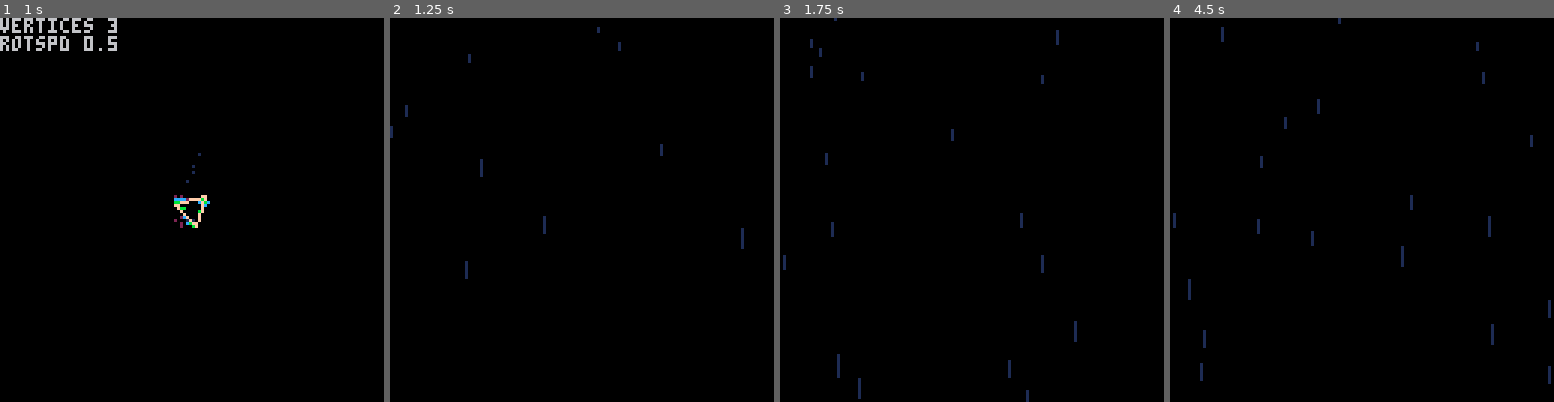
Above: before the commit, frames 1-4 (left to right).
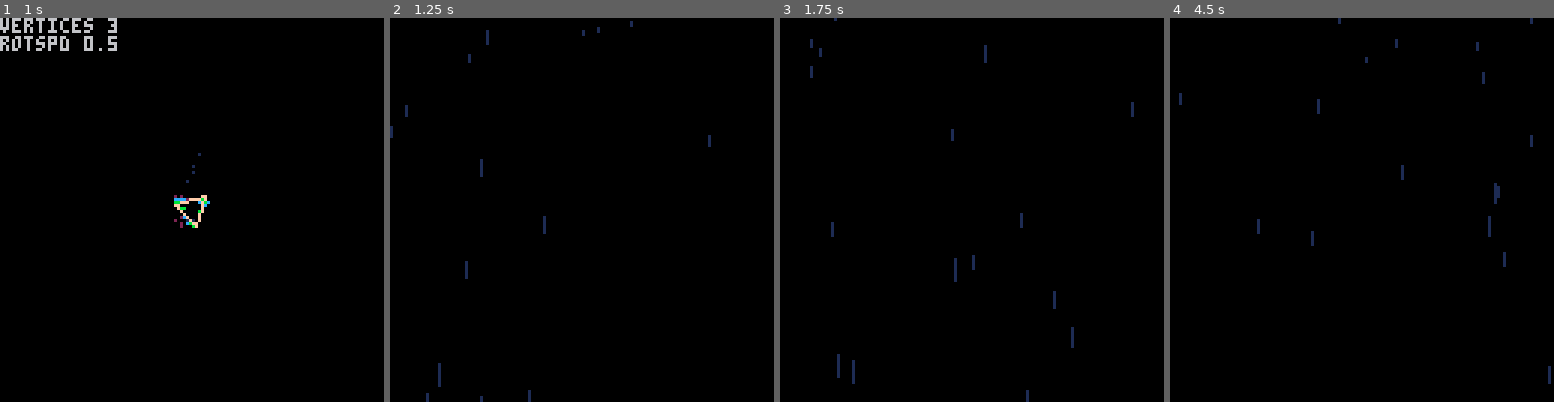
Above: after the commit, the same moments.

Repository: CRBroughton/pico-particles
Game: PICO-8 cartridge pico-particles.p8
The game is run twice, just before and just after one commit, with the same random seed, the same clock (stepped at 60 frames per second) and the same inputs.
Inputs:
- Up to frame 1 (1 s): tap X (X key) at 0.33 s; tap O (Z key) at 0.7 s
- Up to frame 2 (1.25 s): tap X (X key) at 1.07 s
- Up to frame 3 (1.75 s): hold Right from 1.6 s (still down); tap O (Z key) at 1.7 s
- Up to frame 4 (4.5 s): tap X (X key) at 1.85, 2.97, 4.08 s; release Right at 2.1 s; tap O (Z key) every 0.4 s from 2.1 to 4.1 s; hold Up 2.15-2.42 s; hold Right 2.47-3.03 s; hold Left 3.08-3.58 s; hold Down 3.63-3.97 s; hold Right from 4.02 s (still down)

Frame 1 is identical in both runs. In frame 2, 0.3% of the frame differs, in the area x 9-93%, y 0-100%; in frame 3, 0.6%; in frame 4, 0.6%, in the area x 0-100%, y 0-95%.

Commit message:
add randombetween function

Diff:
--- a/rain.lua
+++ b/rain.lua
@@ -1,4 +1,9 @@
 rain = {}
+
+--random int between l,h
+function randb(l,h) --exclusive
+    return flr(rnd(h-l))+l
+end
 
 rain.new = function()
     local self = {
@@ -28,14 +33,17 @@
                 ySpeed += 0.1
                 y += ySpeed
 
+                -- x += xSpeed
+
                 if y > 127 then
                     done = true
                 end
             end,
 
+
             draw = function()
                 if (done) return
-                line(x, y, x + xSpeed, y + ySpeed, rnd(2))
+                line(x, y, x + xSpeed, y + ySpeed, randb(0, 2))
             end
 
 
